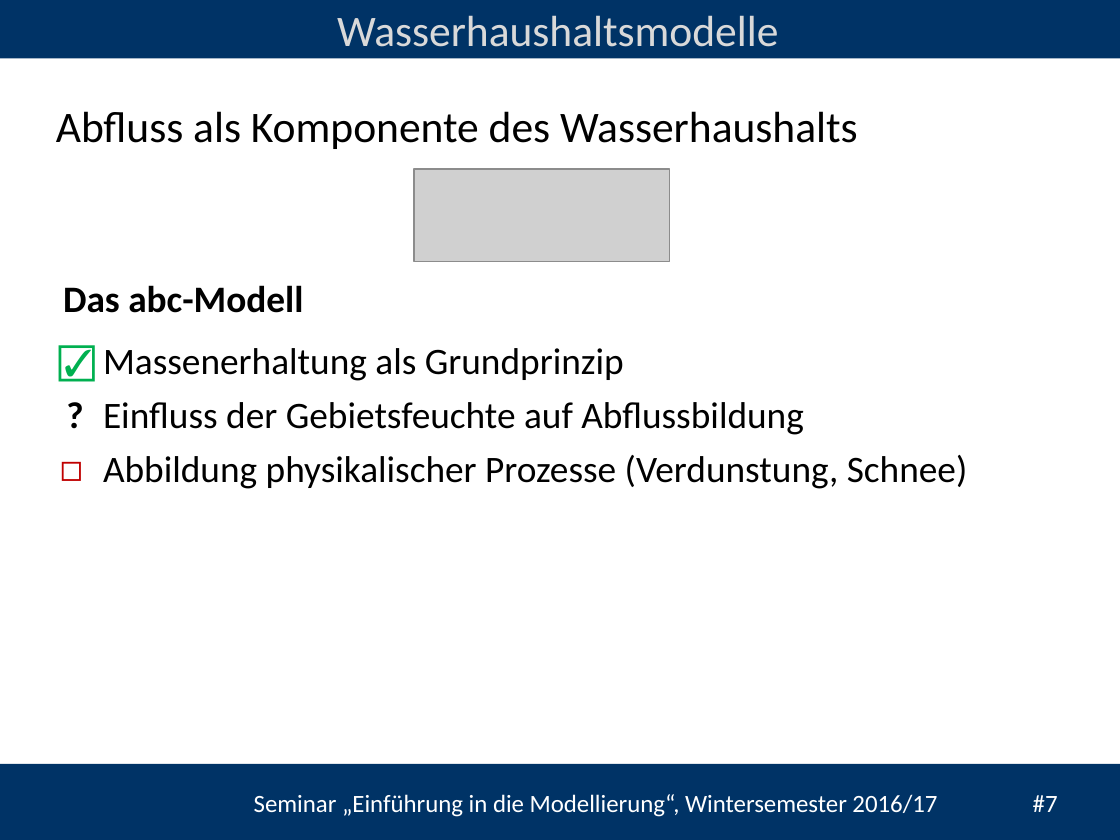
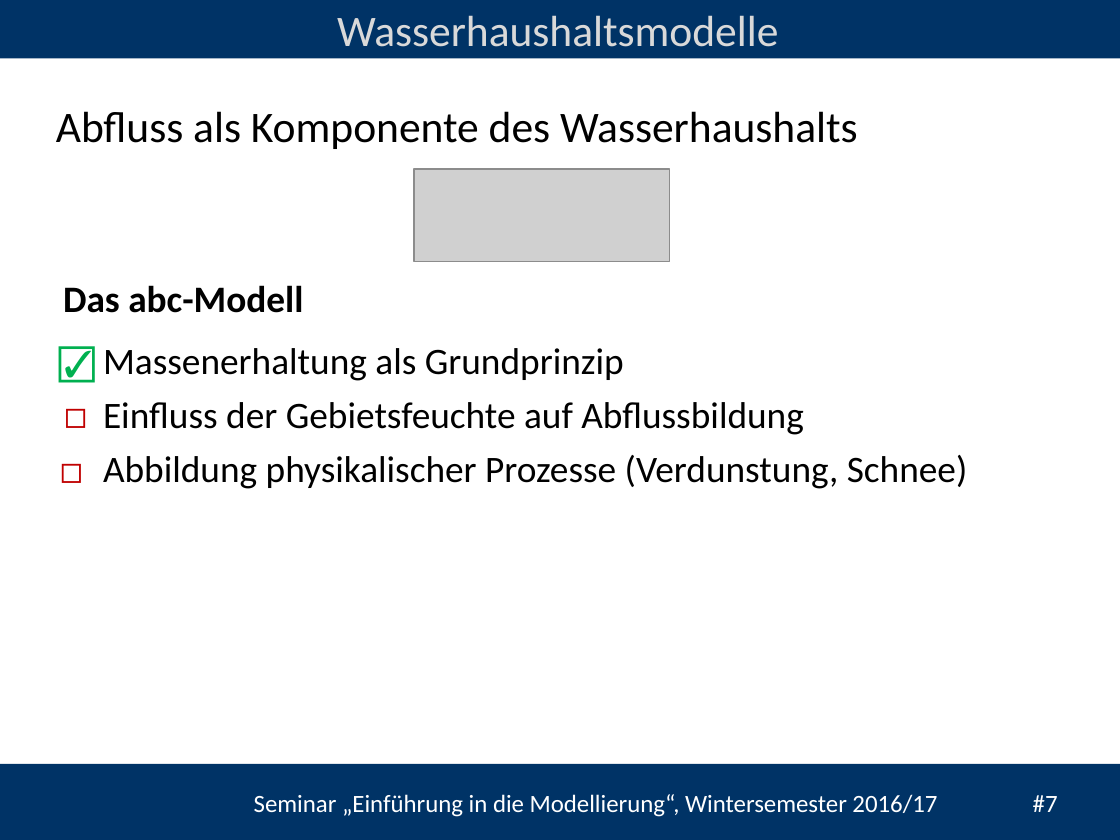
Before and after one commit to heistermann/Einf_Modellierung, a slide deck: slide 7 of Termin_5/folien/UebungModellierung#5.pptx. Drawn at 1120x840 pixels with LibreOffice and Linux fonts; fonts in the diff are those of the drawing; grey boxes stand for pictures; background and template pictures are left out. Boxes give left, top, right and bottom in pixels: in the first picture for what was removed or moved away, otherwise in the second. Text is boxed around its words. In the diff, an @@ line names an element or a change of style, - is before the commit and + after.

```diff
--- a/Termin_5/folien/UebungModellierung#5.pptx
+++ b/Termin_5/folien/UebungModellierung#5.pptx
@@ text at bbox=[58, 333, 93, 498]: paragraph removed @@
-?
@@ text at bbox=[58, 333, 93, 498]: paragraph added @@
+◻
```
Also in this commit, not shown: 2 other slides changed, 1 other file.
